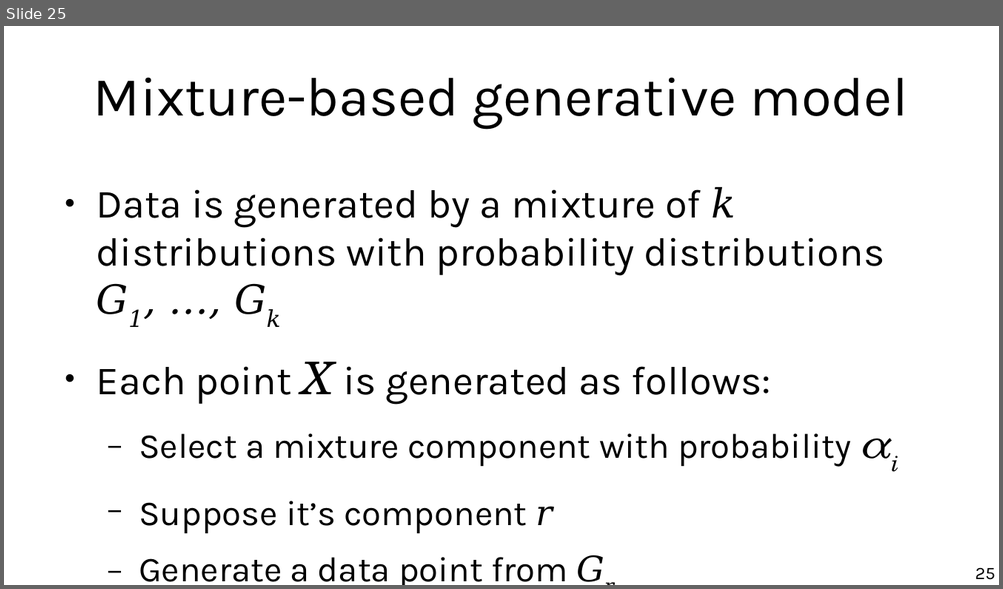
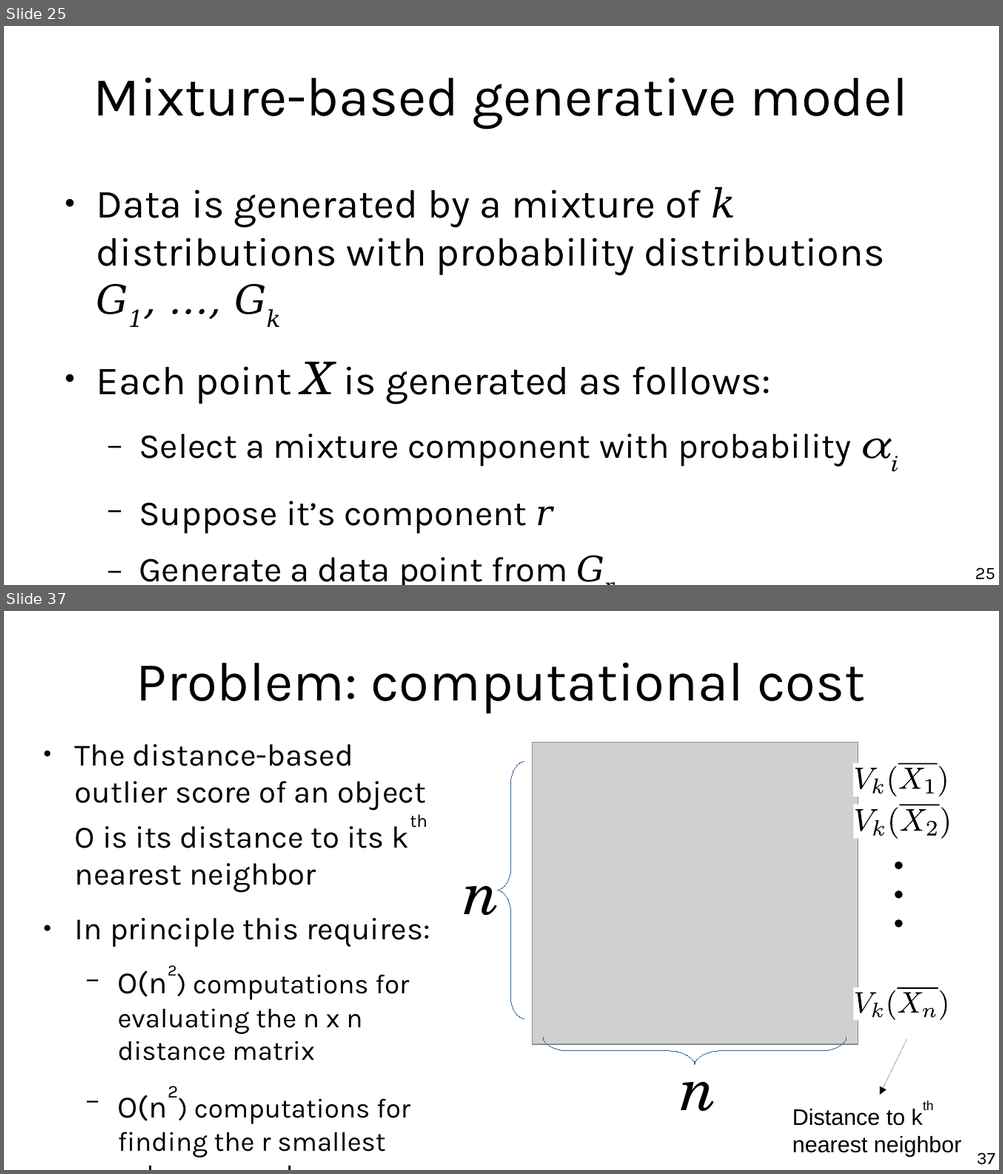
Before and after one commit to marco-calautti/data-mining-course, a slide deck: theory/tt09_outlier_detection.odp. Shown one above the other, each under a label of ours: slide 25 before the commit, slides 25 and 37 after it; the slides between them are not shown. The pictures are 1003x589 and 1003x1174 pixels, drawn with LibreOffice and Linux fonts; fonts in the diff are those of the drawing; grey boxes stand for pictures. Boxes give left, top, right and bottom in pixels: in the first picture for what was removed or moved away, otherwise in the second. Text is boxed around its words. In the diff, an @@ line names an element or a change of style, - is before the commit and + after.

```diff
--- a/theory/tt09_outlier_detection.odp
+++ b/theory/tt09_outlier_detection.odp
@@ slide 37 added at (4, 611, 999, 1170), background #FFFFFF @@
@@ title added at (136, 662, 865, 714), 44 pt, text #000000 @@
+Problem: computational cost
@@ picture added at (532, 743, 858, 1045) @@
@@ text added at (75, 744, 430, 1158), 24.8 pt, text #000000 @@
+● The distance-based outlier score of an object O is its distance to its kth nearest neighbor
+● In principle this requires:
+  − O(n2) computations for evaluating the n x n distance matrix
+  − O(n2) computations for finding the r smallest values on each row
@@ freeform shape added at (497, 762, 523, 1019), outline #3465A4 0 pt @@
@@ group added at (854, 763, 949, 797): 8 freeform shapes @@
@@ group added at (854, 804, 952, 840): 8 freeform shapes @@
@@ text added at (464, 886, 501, 915), 48 pt, text #000000, italic @@
+n
@@ group added at (888, 862, 908, 928): 4 freeform shapes @@
@@ group added at (854, 988, 950, 1021): 8 freeform shapes @@
@@ freeform shape added at (543, 1038, 846, 1065), outline #3465A4 0 pt @@
@@ text added at (680, 1051, 717, 1111), 48 pt, text #000000, italic @@
+n
@@ arrow added from (907, 1039) to (879, 1096), #000000 0 pt @@
@@ text added at (792, 1109, 962, 1156), 18 pt, text #000000 @@
+Distance to kth nearest neighbor
@@ page number added at (976, 1153, 995, 1165), 14 pt, text #000000 @@
+37
```
Also in this commit, not shown: 5 slides changed, 23 other slides added, 3 slides removed.
